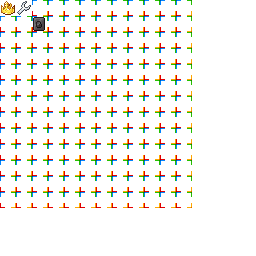
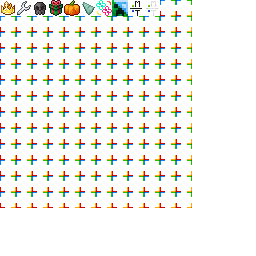
Layered file, before and after one edit (256x256). Changes by layer:
removed layer "skin_card_metalic_netherite" over [33, 17, 45, 31]
hid "Layer 2", painted on it over [128, 0, 144, 16]
added layer "teams_multiteam copy" above "teams_multiteam" over [146, 1, 158, 16]
added layer "teams_multiteam" above "teams_mca" over [130, 1, 142, 16]
added layer "teams_mca" above "special_neon" over [112, 0, 128, 16]
added layer "special_neon" above "special_aquatic" over [96, 0, 112, 16]
added layer "special_aquatic" above "seasonal_halloween" over [82, 2, 95, 15]
added layer "seasonal_halloween" above "seasonal_christmas" over [64, 0, 80, 16]
added layer "seasonal_christmas" above "metallic_netherite" over [49, 0, 63, 16]
added layer "metallic_netherite" above "metallic_iron" over [34, 2, 46, 15]
added layer "metallic_gold" above "da grid that gets decreased and finally deleted over time" over [2, 2, 14, 14]
added layer "da grid that gets decreased and finally deleted over time" above "Layer 1" over [2, 0, 160, 31]
hid "Layer 1", painted on it over [2, 0, 160, 31]
